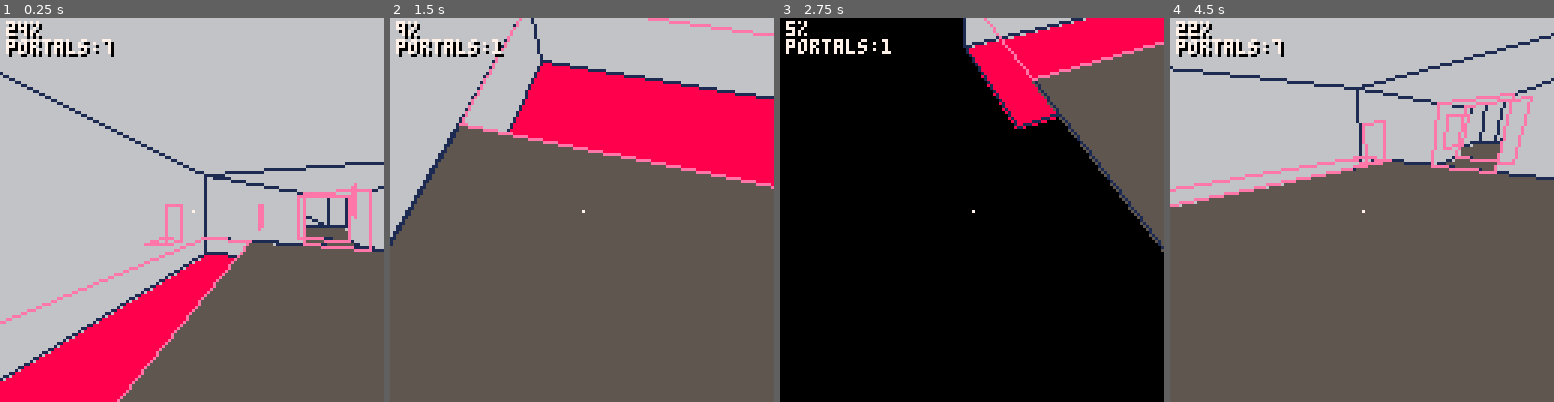
Above: before the commit, frames 1-4 (left to right).
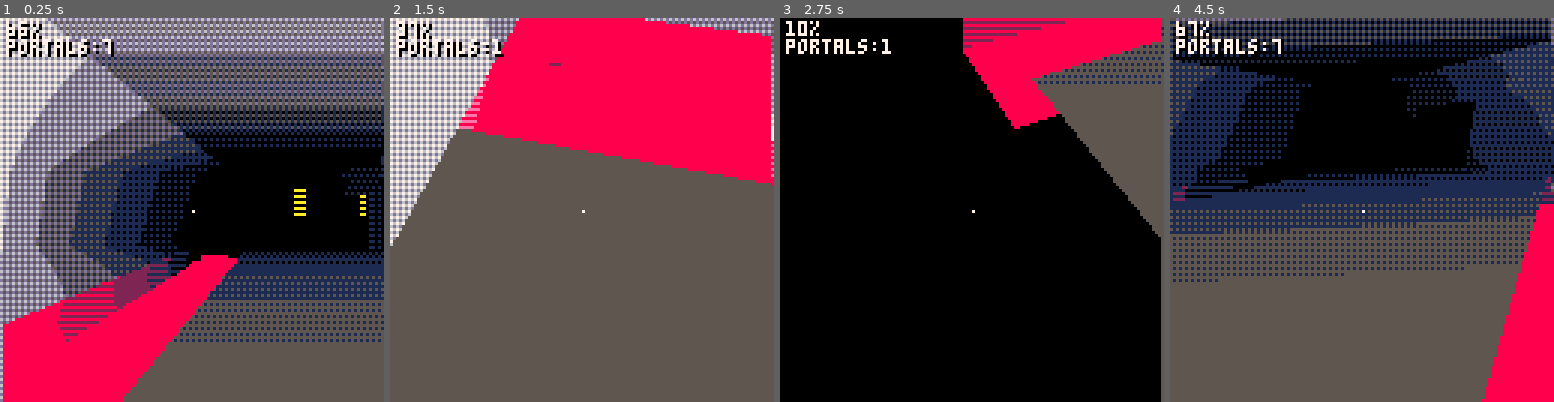
Above: after the commit, the same moments.

Repository: freds72/qk8
Game: PICO-8 cartridge carts/quak8.p8
Same seed, same stepped clock (60 frames per second), same inputs: the game is played once before the commit and once after it.
Inputs (mouse positions are in pixels of both pictures, inside the frame that each line leads up to):
- Up to frame 1 (0.25 s): no input
- Up to frame 2 (1.5 s): click (459, 121) at 0.67 s; click (520, 267) at 1.22 s
- Up to frame 3 (2.75 s): click (975, 114) at 1.77 s; hold Left 1.97-2.37 s; click (1037, 259) at 2.32 s; hold Down from 2.42 s (still down)
- Up to frame 4 (4.5 s): release Down at 2.82 s; click (1492, 106) at 2.87 s; hold Right 2.87-3.53 s; click (1254, 256) at 3.42 s; hold Up 3.58-4.08 s; click (1315, 102) at 3.97 s; hold Right from 4.13 s (still down)

The runs differ from the first frame. In frame 1, 69% of the frame differs, in the area x 0-100%, y 0-100%; in frame 2, 19%; in frame 3, 3.8%; in frame 4, 60%.

Commit message:
tline-based distance dithering - perf adequate

Diff:
--- a/carts/quak8.p8
+++ b/carts/quak8.p8
@@ -1,8 +1,11 @@
 pico-8 cartridge // http://www.pico-8.com
-version 22
+version 23
 __lua__
 -- textured 3d demo
 -- by freds72
+
+-- references:
+-- https://www.flipcode.com/archives/Lightmaps.shtml
 
 -- globals
 local cam,plyr,level
@@ -189,7 +192,7 @@
 		-- assert(bo==outcode,"outcode:"..outcode.." bits:"..bo)
 
 		-- assume vertex is visible, compute 2d coords
-		local a={ax,ay,az,outcode=outcode,clipcode=outcode&2,x=(ax/az)<<6,y=-(ay/az)<<6}
+		local a={ax,ay,az,outcode=outcode,clipcode=outcode&2,x=(ax/az)<<6,y=-(ay/az)<<6,w=1/az}
 		t[v]=a
 		return a
 	end
@@ -231,7 +234,11 @@
 -- draw faces
 function draw_faces(faces)
 	for i,d in ipairs(faces) do
-		polyfill(d,d.c)
+		if d.c==10 or d.c==8 then
+			polyfill(d,d.c)
+		else
+			polytex(d,d.c)
+		end
 	end
 end
 
@@ -270,16 +277,20 @@
 		if d1>0 then
 			if d0<=0 then
 				local nv=v_lerp(v0,v1,d0/(d0-d1))
-				nv.x=(nv[1]/nv[3])<<6
-				nv.y=-(nv[2]/nv[3])<<6
+				local z=nv[3]
+				nv.x=(nv[1]/z)<<6
+				nv.y=-(nv[2]/z)<<6
+				nv.w=1/z
 				res[#res+1]=nv
 			end
 			res[#res+1]=v1
 		elseif d0>0 then
 			local nv=v_lerp(v0,v1,d0/(d0-d1))
-			nv.x=(nv[1]/nv[3])<<6
-			nv.y=-(nv[2]/nv[3])<<6
-			res[#res+1]=nv
+			local z=nv[3]
+			nv.x=(nv[1]/z)<<6
+			nv.y=-(nv[2]/z)<<6
+			nv.w=1/z
+		res[#res+1]=nv
 		end
 		v0,d0=v1,d1
 	end
@@ -340,6 +351,10 @@
 	-- fillp color mode
 	poke(0x5f34, 1)
 
+  poke(0x5f38,1)
+  poke(0x5f39,128)
+  poke(0x5f3b,0)
+
 	for k,fp in pairs(dither_pat) do
 		dither_pat[k]=fp>>16
 	end
@@ -423,6 +440,7 @@
 
 	draw_faces(out)
 	-- debug: draw portals
+	--[[
 	for _,p in pairs(portals) do
 		local p0=p[#p]
 		for i=1,#p do
@@ -431,6 +449,7 @@
 			p0=p1
 		end
 	end
+	]]
 	msg="portals:"..#portals
 
 	-- reticule
@@ -488,7 +507,7 @@
 
 function unpack_face(verts)
 	-- enable embedded fillp
-	local f={flags=unpack_int(),c=0x1000|unpack_int(),session=0xffff}
+	local f={flags=unpack_int(),c=unpack_int(),session=0xffff}
 
 	-- quad?
 	f.ni=band(f.flags,2)>0 and 4 or 3
@@ -496,10 +515,7 @@
 	-- using the face itself saves more than 500KB!
 	for i=1,f.ni do
 		-- direct reference to vertex
-		local vi=unpack_variant()
-		local v=verts[vi]
-		assert(v,"missing vertex:"..(vi-1))
-		f[i]=v
+		f[i]=verts[unpack_variant()]
 	end
 	return f
 end
@@ -520,7 +536,6 @@
 		local id,faces=unpack_variant(),{}
 		local vmin,vmax={32000,32000,32000},{-32000,-32000,-32000}
 		-- faces
-		printh("cell:"..id)
 		unpack_array(function()
 			local f=unpack_face(verts)
 			-- normal
@@ -535,24 +550,17 @@
 
 			add(faces,f)
 		end)
-	  printh("#faces:"..#faces)
 		-- portals
 		local portals={}
 		unpack_array(function()
 			-- hardcode 'always visible' flag
 			local portal={from=id,to=unpack_variant(),flags=1,ni=unpack_int()}
-			printh("\tto:"..portal.to)
 			for i=1,portal.ni do
 				-- direct reference to vertex
-				local idx=unpack_variant()
-				local v=verts[idx]
-				assert(v,"missing vertice:"..(idx-1))
-				printh("\tportal vertex:"..idx-1)
-				portal[i]=v
+				portal[i]=verts[unpack_variant()]
 			end
 			add(portals,portal)
 		end)
-		printh("#portals:"..#portals)
 		rooms[id]={id=id,faces=faces,portals=portals,vmin=vmin,vmax=vmax}
 	end)
 	-- fix portal references
@@ -567,62 +575,88 @@
 
 -->8
 -- polygon rasterization routines
-function polytex(v,lu,lv)
+function polytex(v,c)
+	palt(0,false)
+	poke(0x5f3a,c)
+
 	local p0,spans,dither_pat=v[#v],{},dither_pat
-	local x0,y0,w0,u0,v0=p0.x,p0.y,p0.w,p0.u,p0.v
+	local x0,y0,w0=p0.x,p0.y,p0.w
 	for i=1,#v do
 		local p1=v[i]
-		local x1,y1,w1,u1,v1=p1.x,p1.y,p1.w,p1.u,p1.v
-		local _x1,_y1,_u1,_v1,_w1=x1,y1,u1,v1,w1
-		if(y0>y1) x0,y0,x1,y1,w0,w1,u0,v0,u1,v1=x1,y1,x0,y0,w1,w0,u1,v1,u0,v0
+		local x1,y1,w1=p1.x,p1.y,p1.w
+		local _x1,_y1,_w1=x1,y1,w1
+		if(y0>y1) x0,y0,x1,y1,w0,w1=x1,y1,x0,y0,w1,w0
 		local dy=y1-y0
-		local dx,dw,du,dv=(x1-x0)/dy,(w1-w0)/dy,(u1-u0)/dy,(v1-v0)/dy
-		if(y0<0) x0-=y0*dx u0-=y0*du v0-=y0*dv w0-=y0*dw y0=0
+		local dx,dw=(x1-x0)/dy,(w1-w0)/dy
+		if(y0<-64) x0-=(y0+64)*dx w0-=(y0+64)*dw y0=-64
 		local cy0=ceil(y0)
 		-- sub-pix shift
 		local sy=cy0-y0
 		x0+=sy*dx
-		u0+=sy*du
-		v0+=sy*dv
 		w0+=sy*dw
-		for y=cy0,min(ceil(y1)-1,127) do
+		for y=cy0,min(ceil(y1)-1,64) do
 			local span=spans[y]
 			if span then
 				-- rectfill(x[1],y,x0,y,7)
 				-- backup current edge values
-				local a,aw,au,av,b,bw,bu,bv=span.x,span.w,span.u,span.v,x0,w0,u0,v0
-				if(a>b) a,aw,au,av,b,bw,bu,bv=b,bw,bu,bv,a,aw,au,av
-				local dab=b-a
-				local daw,dau,dav=(bw-aw)/dab,(bu-au)/dab,(bv-av)/dab
-				if(a<0) au-=a*dau av-=a*dav aw-=a*daw a=0
-				local ca,cb=ceil(a),min(ceil(b)-1,127)
+				local a,aw,b,bw=span.x,span.w,x0,w0
+				if(a>b) a,aw,b,bw=b,bw,a,aw
+				local daw=(bw-aw)/(b-a)
+				if(a<-64) aw-=(a+64)*daw a=-64
+				local ca,cb=ceil(a),min(ceil(b)-1,63)
 				-- sub-pix shift
-				local sa=ca-a
-				au+=sa*dau
-				av+=sa*dav
-				aw+=sa*daw
-				local dw,du,dv=daw<<2,dau<<2,dav<<2
-				for k=ca,cb-4,4 do
-					-- pick lightmap array directly (saves lu+/lv+)
-					rectfill(k,y,k+3,y,0x1087|(dither_pat[lu+au/aw|(lv+av/aw)>>16] or 0))
+				aw+=(ca-a)*daw
+
+				local sa,sb=min(1/aw,8)>>3,min(1/bw,8)>>3
+				-- affine mapping
+				tline(ca,y,cb,y,0,sa+((y&1)>>3),1/8,(sb-sa)/(b-a))
+
+				--rectfill(ca,y,cb,y,c|dither_pat[16-mid(((1/aw)\1),0,15)])
+
+				--[[
+				local x0,x1=ca+64,cb+64
+				-- odd boundary?
+				local m=0x6000|(y+64)<<6
+				local m0,m1,c=m|x0\2,m|((x1-(x1&3))\2),((1/aw)\1)*0x1111
+				if(x0&1==1) poke(m0,@m0&0xf|c<<4) m0+=1
+				-- shift to boundary
+				for i=m0,m1-1,2 do
+					--local d=dither_pat[]
+					poke2(i,shl(dither_pat[16-((1/aw)\1)],16))
+					--au+=du
+					--av+=dv
+					aw+=dw
+				end
+				-- remaining 0-4 pixels
+				-- adjust end
+				if m1-m0+1>0 then
+					local c0,mask=@@m1,0xf.ffff<<((x1&3)<<2)
+					poke2(m1,c0&~mask|(((1/aw)\1)*0x1111)&mask)
+				end
+				]]
+
+				--[[
+				while ca<cb-4 do
+					-- todo: pick lightmap array directly (saves lu+/lv+)
+					rectfill(ca,y,ca+3,y,c|dither_pat[16-mid(((1/aw)\1),0,15)]) --0x1087|(dither_pat[au/aw|(av/aw)>>16] or 0))
+					--poke2(0x5f31,0xa5a5)--dither_pat[16-mid(((1/aw)\1),0,15)])
+					--tline(ca,y,ca+3,y,au/aw,av/aw,dau/aw,dav/aw)
 					ca+=4
-					au+=du
-					av+=dv
 					aw+=dw
 				end
 				-- left over from stride rendering
 				if ca<=cb then
-					rectfill(ca,y,cb,y,0x1087|(dither_pat[lu+au/aw|(lv+av/aw)>>16] or 0))
+					rectfill(ca,y,cb,y,c|dither_pat[16-mid(((1/aw)\1),0,15)])
+					--tline(ca,y,cb,y,au/aw,av/aw,dau/aw,dav/aw)
 				end
+				]]
 			else
-				spans[y]={x=x0,w=w0,u=u0,v=v0}
+				spans[y]={x=x0,w=w0}
 			end
 			x0+=dx
-			u0+=du
-			v0+=dv
 			w0+=dw
 		end
-		x0,y0,w0,u0,v0=_x1,_y1,_w1,_u1,_v1
+		x0,y0,w0=_x1,_y1,_w1
 	end
 	fillp()
 end
@@ -657,29 +691,97 @@
 		x0,y0=_x1,_y1
 	end
 
+	--[[
 	local p0=p[#p]
 	for i=1,#p do
 		local p1=p[i]
 		line(p0.x,p0.y,p1.x,p1.y,1)
 		p0=p1
 	end
-end
-…(19 lines of a section not shown)…
+	]]
+end
+…(83 lines of a section not shown)…
+__map__
+0000000083929382000000000000840000000000000000000000000000000000000000000000000000000000000000000000000000000000000000000000000000000000000000000000000000000000000000000000000000000000000000000000000000000000000000000000000000000000000000000000000000000000
Not shown, changed: 75 lines of the sprite sheet (__gfx__) section of carts/quak8.p8
